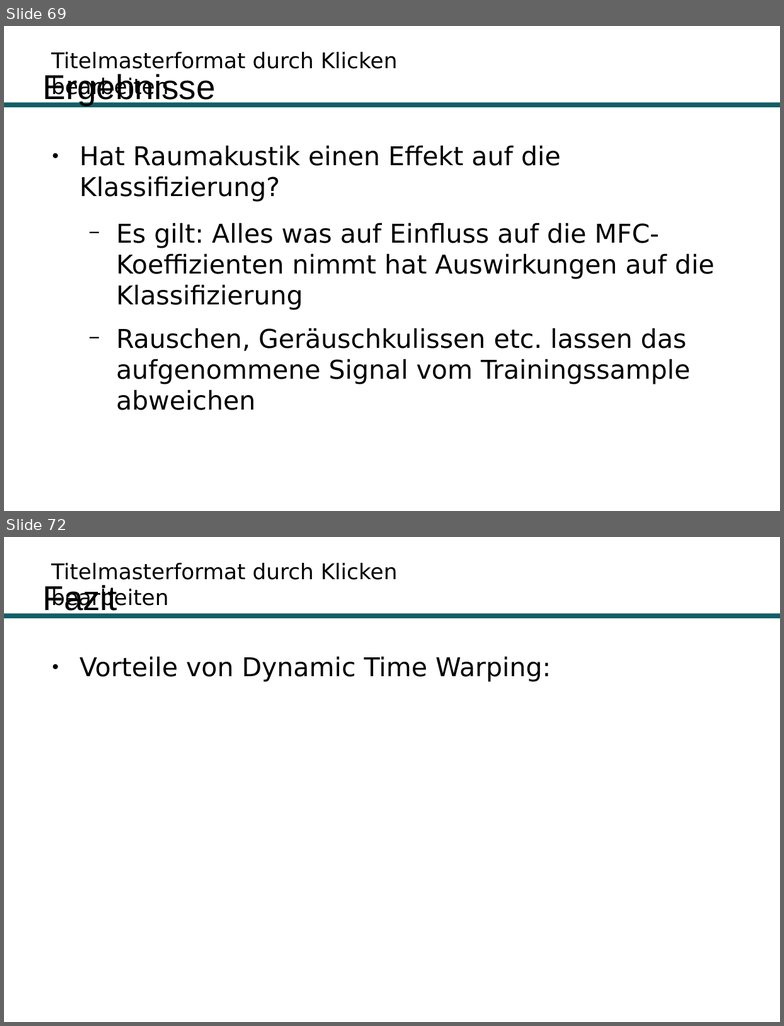
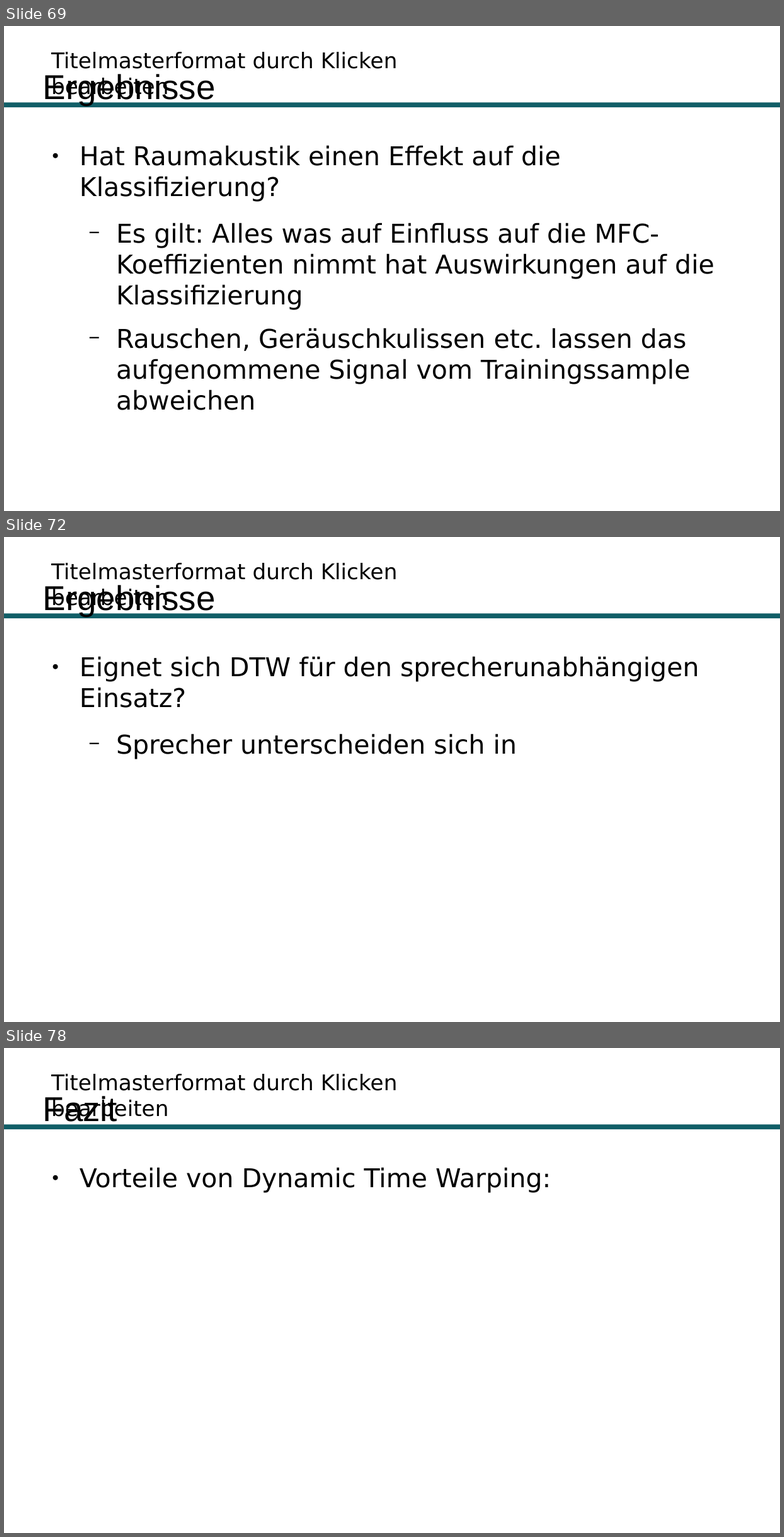
Before and after one commit to Hirnschwamm/DTW, a slide deck: Präsentation.odp. Shown one above the other, each under a label of ours: slides 69 and 72 before the commit, slides 69, 72 and 78 after it; the slides between them are not shown. The pictures are 784x1026 and 784x1537 pixels, drawn with LibreOffice and Linux fonts; fonts in the diff are those of the drawing; background and template pictures are left out. Boxes give left, top, right and bottom in pixels: in the first picture for what was removed or moved away, otherwise in the second. Text is boxed around its words. In the diff, an @@ line names an element or a change of style, - is before the commit and + after.

```diff
--- a/Präsentation.odp
+++ b/Präsentation.odp
@@ slide 72 added at [4,537,780,1022], background #FFFFFF; not listed: 2 template elements that a slide beside it also shows @@
@@ title added at [43,585,216,616], 32 pt, text #000000 @@
+Ergebnisse
@@ text added at [80,656,699,759], 24 pt, text #000000 @@
+● Eignet sich DTW für den sprecherunabhängigen Einsatz?
+  − Sprecher unterscheiden sich in
@@ what was slide 72 is now slide 78 @@
```
Also in this commit, not shown: 5 slides changed, 5 other slides added, 4 other files.
